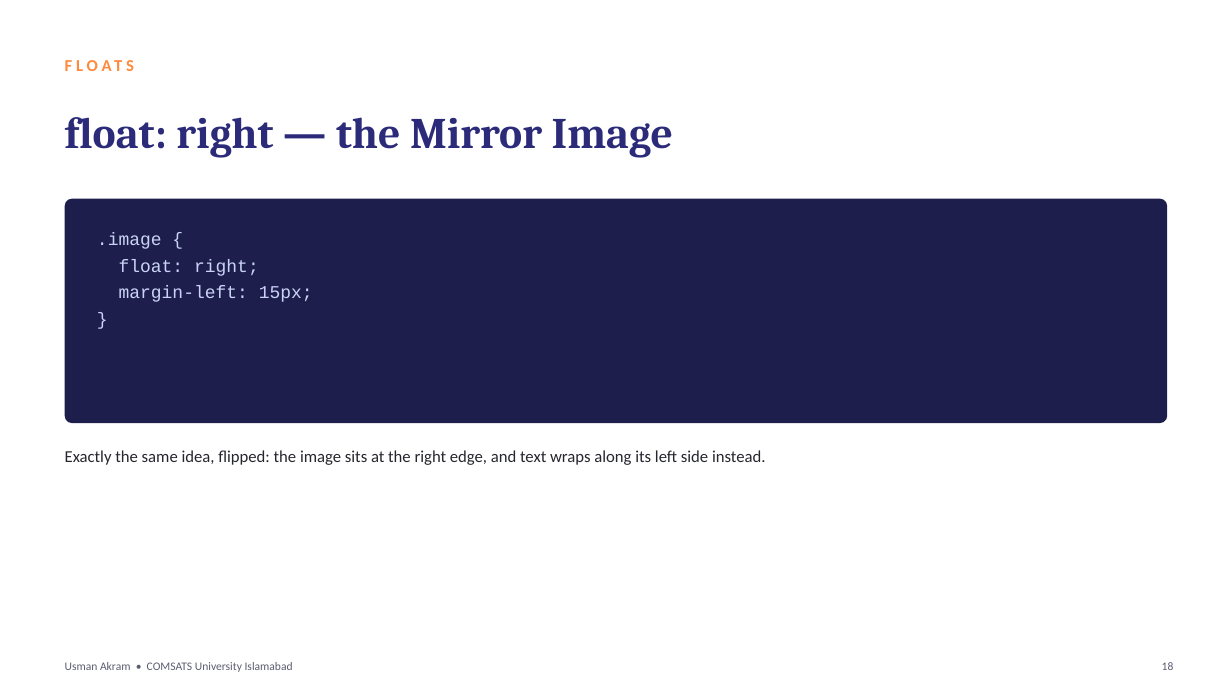
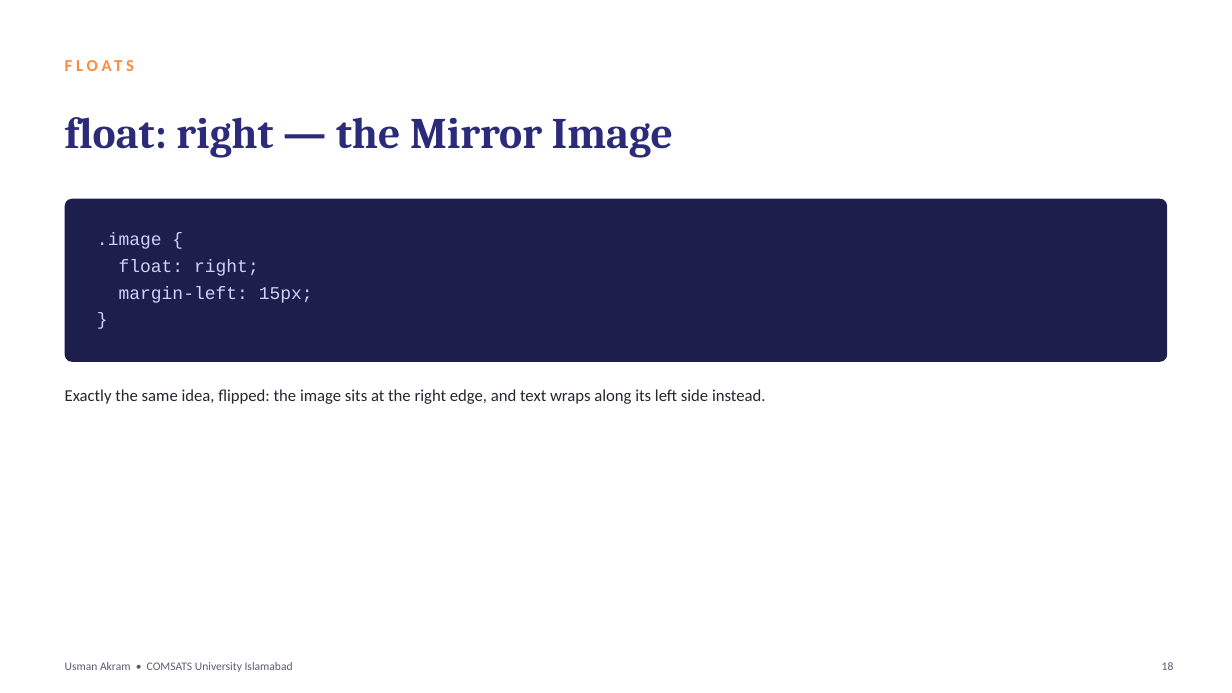
Before and after one commit to mua22/mern-web-book, a slide deck: slide 18 of slides/CSC336-Lecture-07-CSS-Positioning-and-Stacking.pptx. Drawn at 1232x693 pixels with LibreOffice and Linux fonts; fonts in the diff are those of the drawing. Boxes give left, top, right and bottom in pixels: in the first picture for what was removed or moved away, otherwise in the second. Text is boxed around its words. In the diff, an @@ line names an element or a change of style, - is before the commit and + after.

```diff
--- a/slides/CSC336-Lecture-07-CSS-Positioning-and-Stacking.pptx
+++ b/slides/CSC336-Lecture-07-CSS-Positioning-and-Stacking.pptx
@@ rounded rectangle: place and size @@
-rounded rectangle at (65,199,1167,423)
+rounded rectangle at (65,199,1167,362)
@@ rounded rectangle at (65,199,1167,362): proportions changed @@
@@ text "Exactly the same idea, flipped: ...": place and size @@
-text "Exactly the same idea, flipped: ..." at (65,450,765,465)
+text "Exactly the same idea, flipped: ..." at (65,389,765,404)
```
Also in this commit, not shown: 13 other slides changed, 2 other files.
